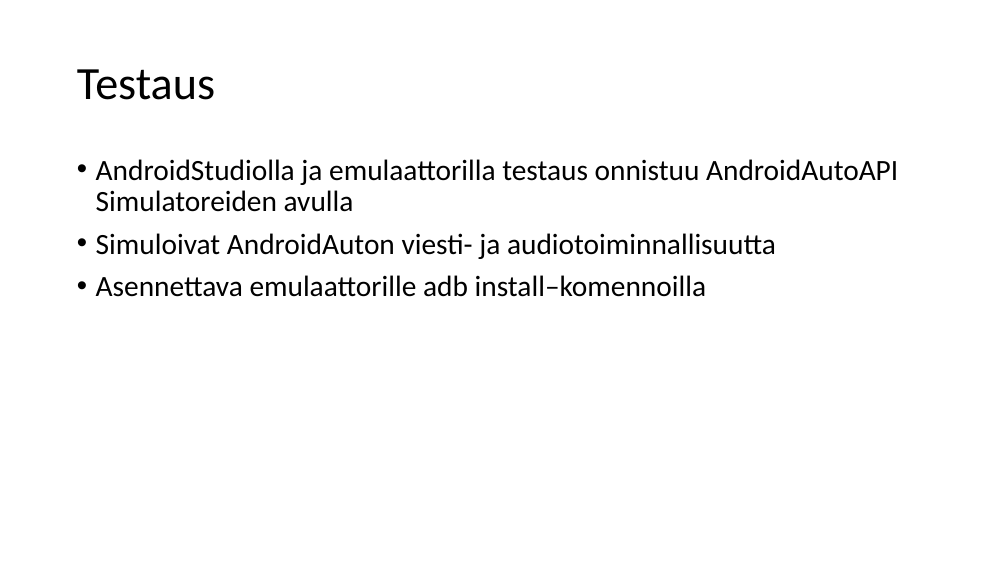
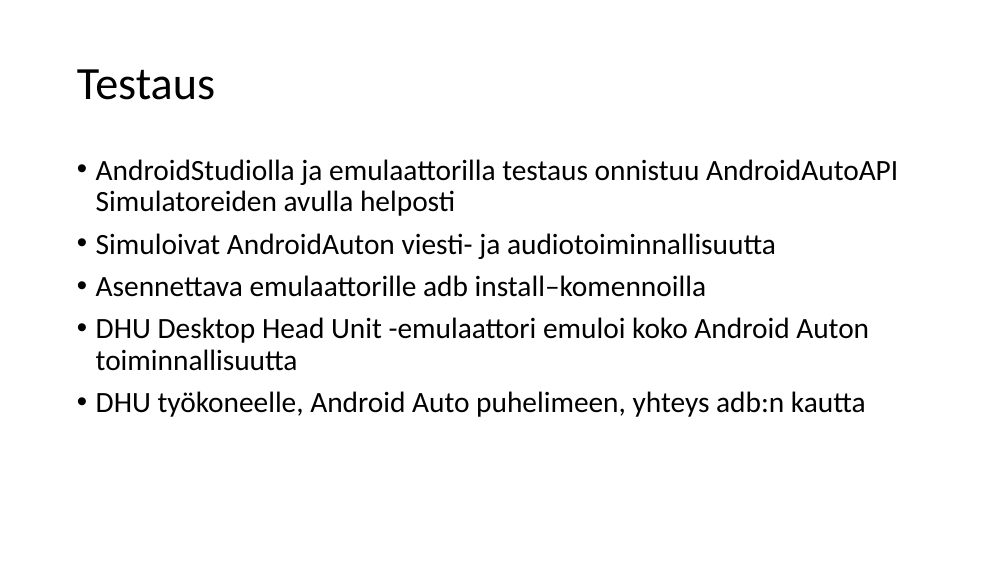
Before and after one commit to Aaderton/AndroidAutoMusic, a slide deck: slide 9 of AndroidAuto.pptx. Drawn at 1008x567 pixels with LibreOffice and Linux fonts; fonts in the diff are those of the drawing. Boxes give left, top, right and bottom in pixels: in the first picture for what was removed or moved away, otherwise in the second. Text is boxed around its words. In the diff, an @@ line names an element or a change of style, - is before the commit and + after.

```diff
--- a/AndroidAuto.pptx
+++ b/AndroidAuto.pptx
@@ text at <box>96,159,898,216</box>: text changed @@
-• AndroidStudiolla ja emulaattorilla testaus onnistuu AndroidAutoAPI Simulatoreiden avulla
+• AndroidStudiolla ja emulaattorilla testaus onnistuu AndroidAutoAPI Simulatoreiden avulla helposti
@@ text at <box>96,317,869,417</box>: paragraphs added @@
+• DHU Desktop Head Unit -emulaattori emuloi koko Android Auton toiminnallisuutta
+• DHU työkoneelle, Android Auto puhelimeen, yhteys adb:n kautta
```
